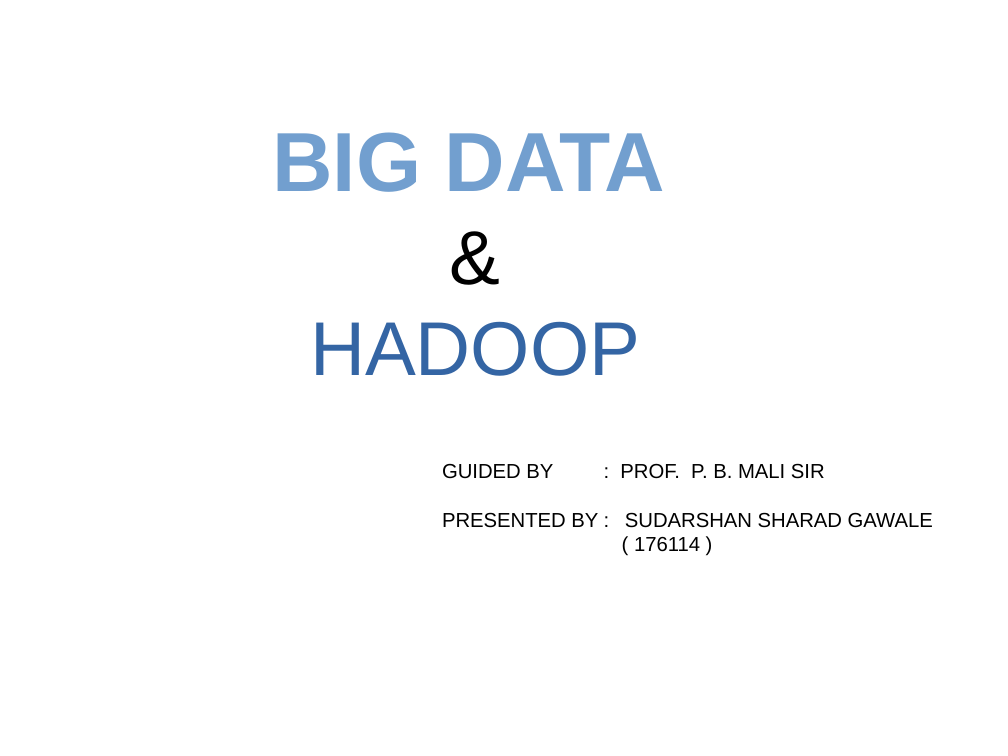
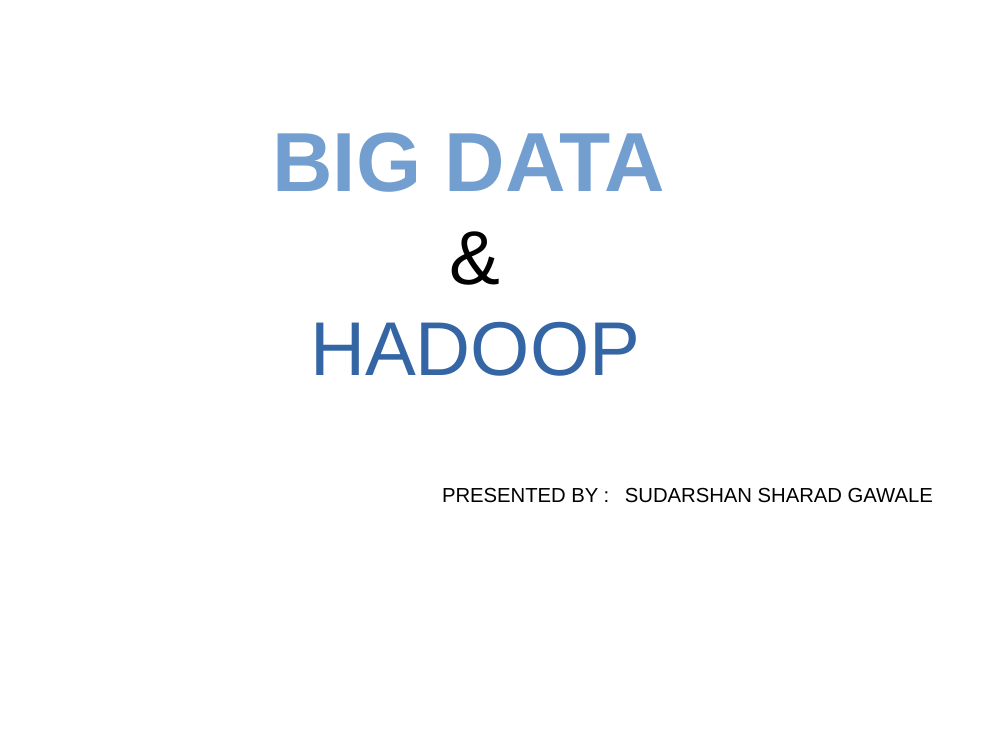
Before and after one commit to G-Sudarshan/Big-Data-and-Hadoop, a slide deck: slide 1 of Big Data & Hadoop by G Sudarshan.pptx. Drawn at 1008x756 pixels with LibreOffice and Linux fonts; fonts in the diff are those of the drawing; background and template pictures are left out. Boxes give left, top, right and bottom in pixels: in the first picture for what was removed or moved away, otherwise in the second. Text is boxed around its words. In the diff, an @@ line names an element or a change of style, - is before the commit and + after.

```diff
--- a/Big Data & Hadoop by G Sudarshan.pptx
+++ b/Big Data & Hadoop by G Sudarshan.pptx
@@ text at (442, 463, 825, 479): paragraph removed @@
-GUIDED BY : PROF. P. B. MALI SIR
@@ text at (634, 537, 700, 552): paragraph removed @@
-( 176114 )
```
Also in this commit, not shown: 5 other slides changed, 3 slides removed.
